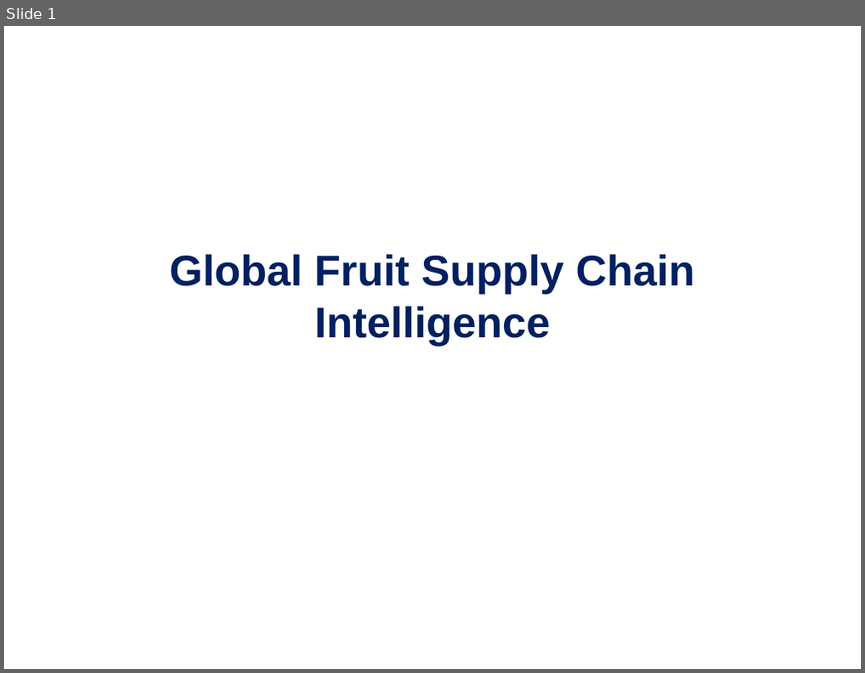
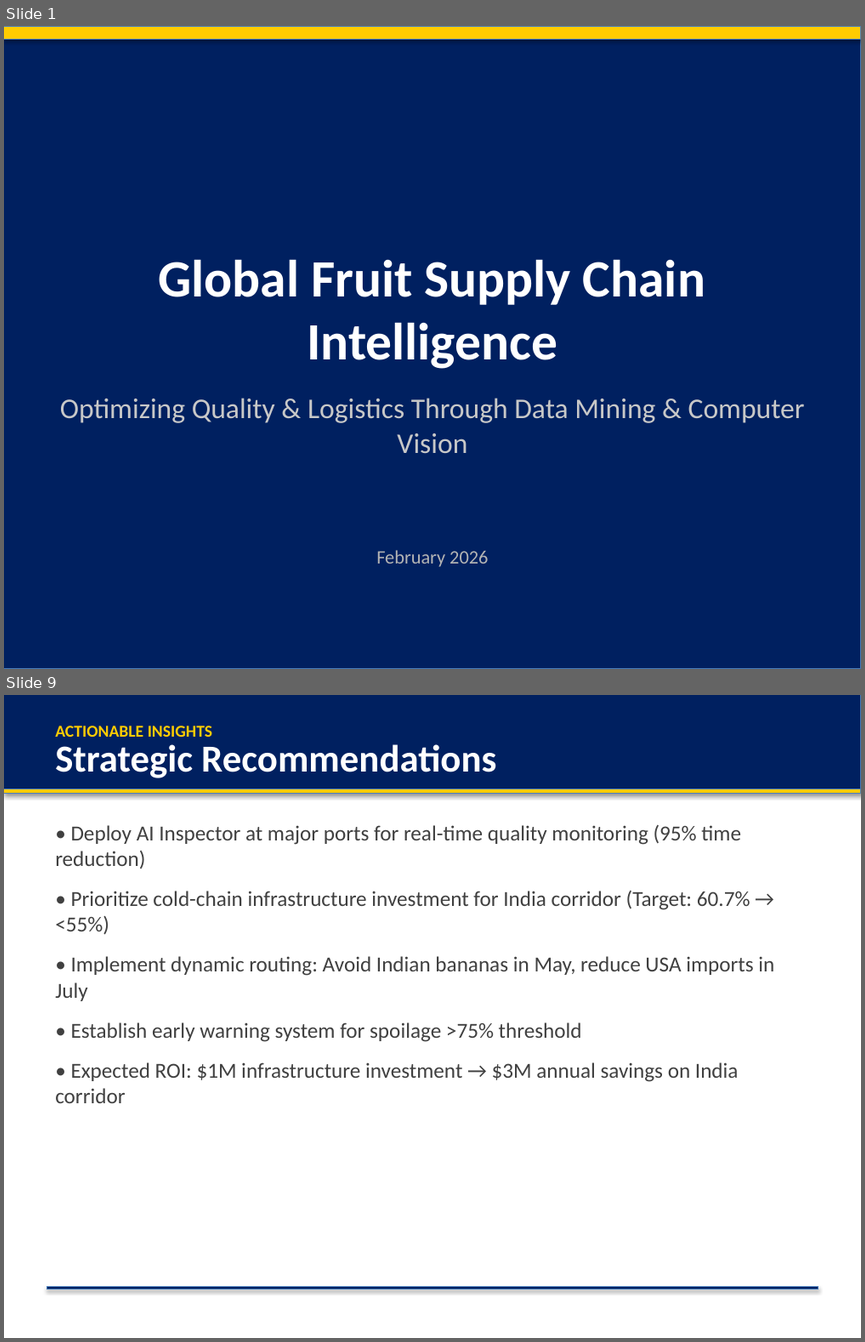
Before and after one commit to HakimiMasstar/data-mining-project, a slide deck: Global_Supply_Chain_Corporate.pptx. Shown one above the other, each under a label of ours: slide 1 before the commit, slides 1 and 9 after it; the slides between them are not shown. The pictures are 865x673 and 865x1342 pixels, drawn with LibreOffice and Linux fonts; fonts in the diff are those of the drawing. Boxes give left, top, right and bottom in pixels: in the first picture for what was removed or moved away, otherwise in the second. Text is boxed around its words. In the diff, an @@ line names an element or a change of style, - is before the commit and + after.

```diff
--- a/Global_Supply_Chain_Corporate.pptx
+++ b/Global_Supply_Chain_Corporate.pptx
@@ slide 9 added at (4,695,861,1338), background #FFFFFF @@
@@ rectangle added at (4,695,861,789), fill #002060, outline #4B7EBC 0.75 pt @@
@@ text added at (55,726,212,737), 14 pt, text #FFCC00, bold @@
+ACTIONABLE INSIGHTS
@@ text added at (55,744,496,778), 32 pt, text #FFFFFF, bold @@
+Strategic Recommendations
@@ rectangle added at (4,789,861,794), fill #FFCC00, outline #4B7EBC 0.75 pt @@
@@ text added at (55,825,774,1103), 18 pt, text #404040 @@
+• Deploy AI Inspector at major ports for real-time quality monitoring (95% time reduction)
+• Prioritize cold-chain infrastructure investment for India corridor (Target: 60.7% → <55%)
+• Implement dynamic routing: Avoid Indian bananas in May, reduce USA imports in July
+• Establish early warning system for spoilage >75% threshold
+• Expected ROI: $1M infrastructure investment → $3M annual savings on India corridor
@@ rectangle added at (46,1287,818,1289), fill #002060, outline #4B7EBC 0.75 pt @@
@@ slide 1 changed as well @@
@@ rectangle added at (4,26,861,669), fill #002060, outline #4B7EBC 0.75 pt @@
@@ rectangle added at (4,26,861,39), fill #FFCC00, outline #4B7EBC 0.75 pt @@
@@ text "Global Fruit Supply Chain Intelligence": place and size @@
-text "Global Fruit Supply Chain Intelligence" at (170,254,695,346)
+text "Global Fruit Supply Chain Intelligence" at (158,259,705,369)
@@ text "Global Fruit Supply Chain Intelligence" at (158,259,705,369): size 36 to 44 pt, font Arial to Calibri, text colour #002060 to #FFFFFF; vertical alignment middle to top @@
@@ text added at (60,397,805,454), 24 pt, text #C8C8C8 @@
+Optimizing Quality & Logistics Through Data Mining & Computer Vision
@@ text added at (376,550,488,567), 16 pt, text #B4B4B4 @@
+February 2026
```
Also in this commit, not shown: 1 other slide changed, 7 other slides added, 8 slides removed, 3 other files.
